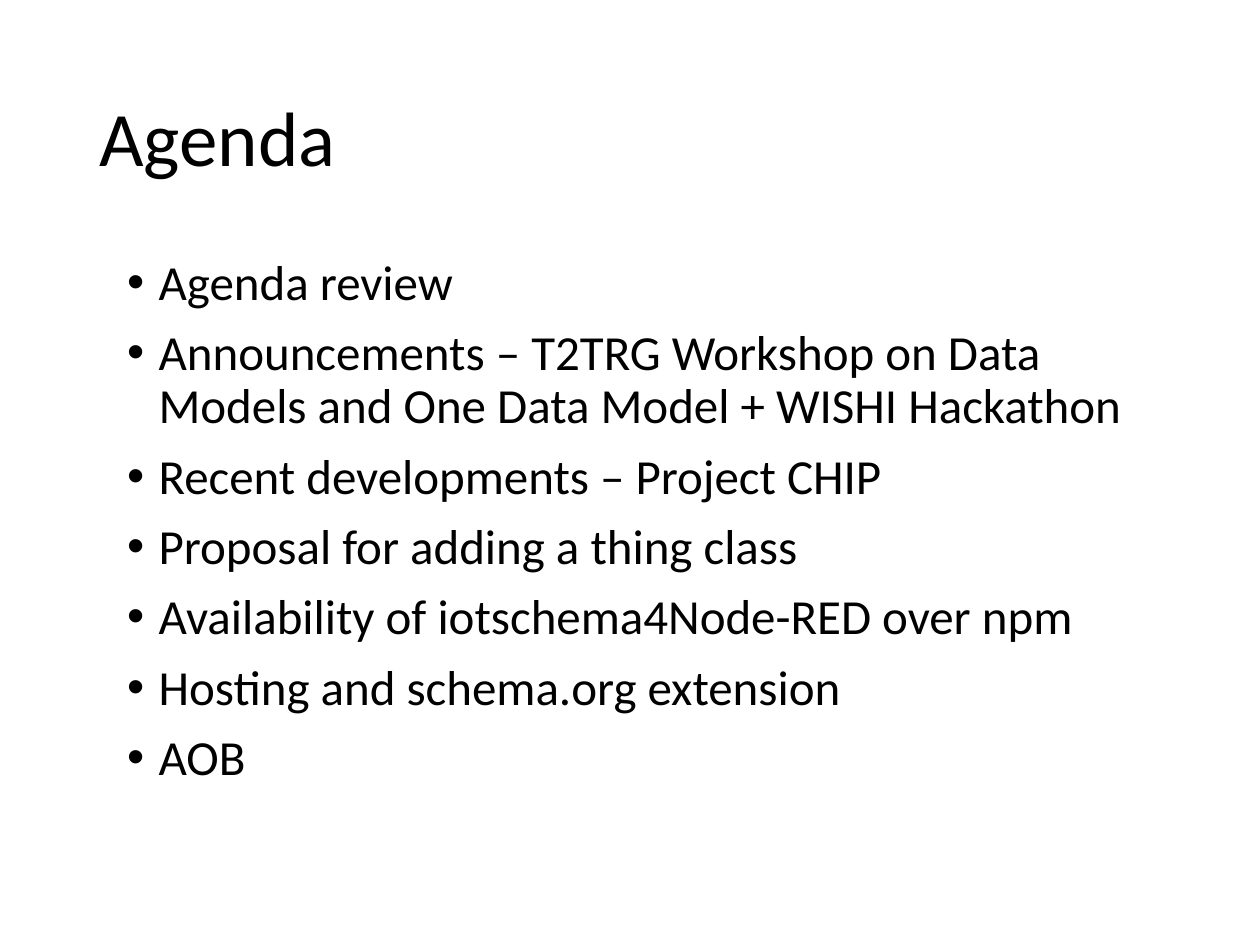
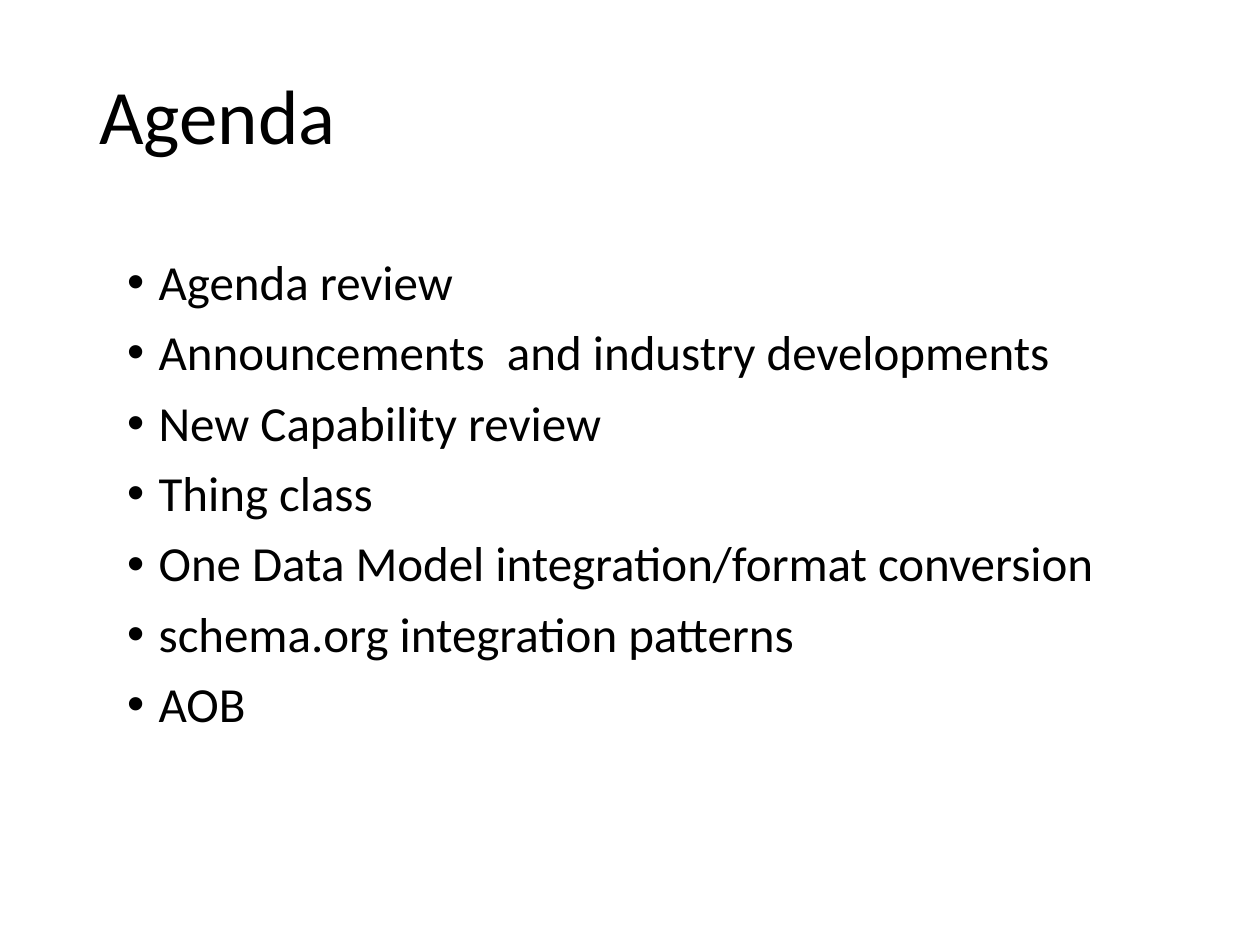
Before and after one commit to iot-schema-collab/teleconferences, a slide deck: slide 2 of iotschema-20200521.pptx. Drawn at 1260x945 pixels with LibreOffice and Linux fonts; fonts in the diff are those of the drawing. Boxes give left, top, right and bottom in pixels: in the first picture for what was removed or moved away, otherwise in the second. Text is boxed around its words. In the diff, an @@ line names an element or a change of style, - is before the commit and + after.

```diff
--- a/iotschema-20200521.pptx
+++ b/iotschema-20200521.pptx
@@ title "Agenda": place and size @@
-title "Agenda" at box(99, 112, 335, 180)
+title "Agenda" at box(99, 90, 335, 158)
@@ text at box(159, 336, 1093, 661): text changed @@
-• Announcements – T2TRG Workshop on Data Models and One Data Model + WISHI Hackathon
-• Recent developments – Project CHIP
-• Proposal for adding a thing class
-• Availability of iotschema4Node-RED over npm
-• Hosting and schema.org extension
+• Announcements and industry developments
+• New Capability review
+• Thing class
+• One Data Model integration/format conversion
+• schema.org integration patterns
```
Also in this commit, not shown: 5 other slides changed.
